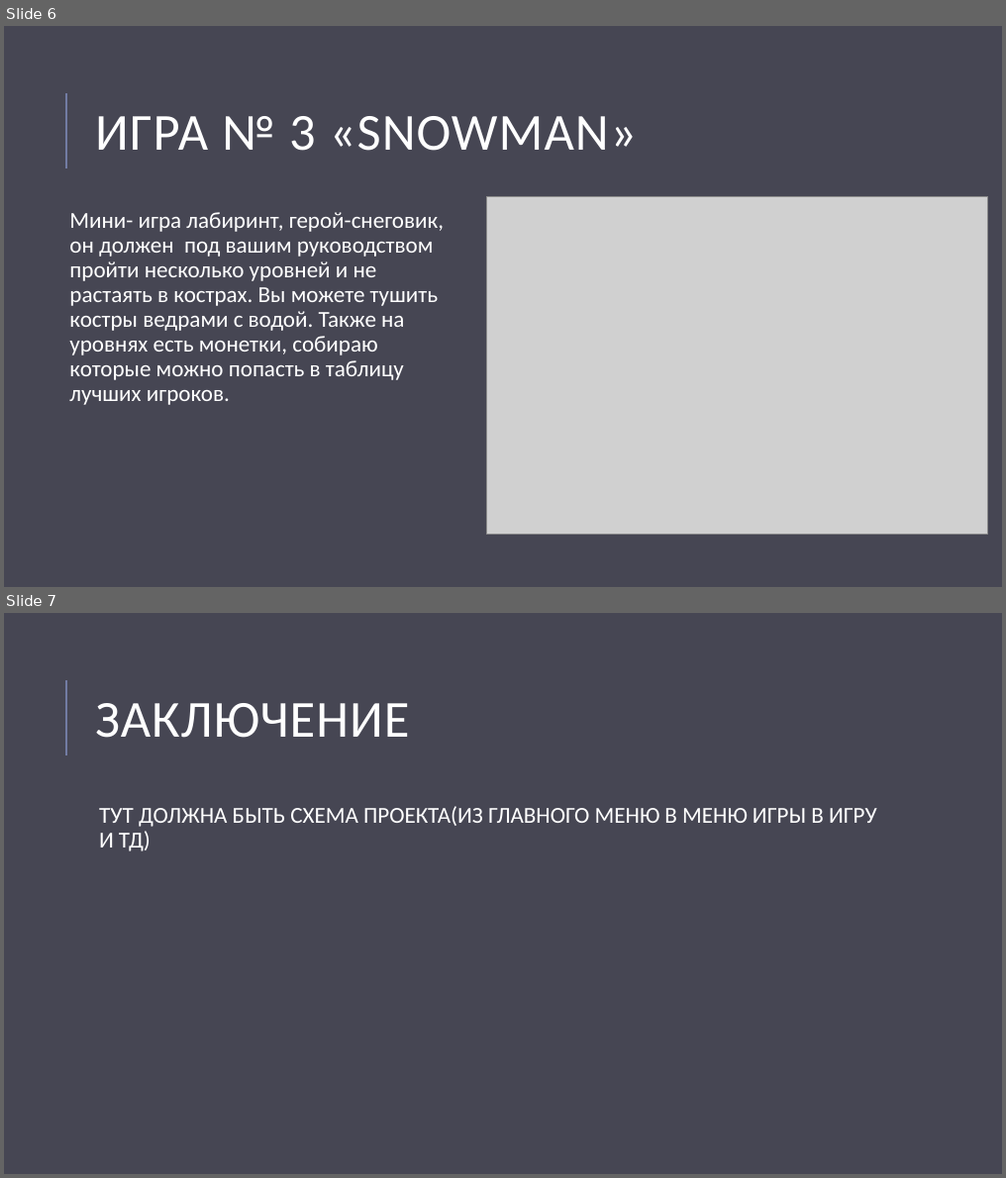
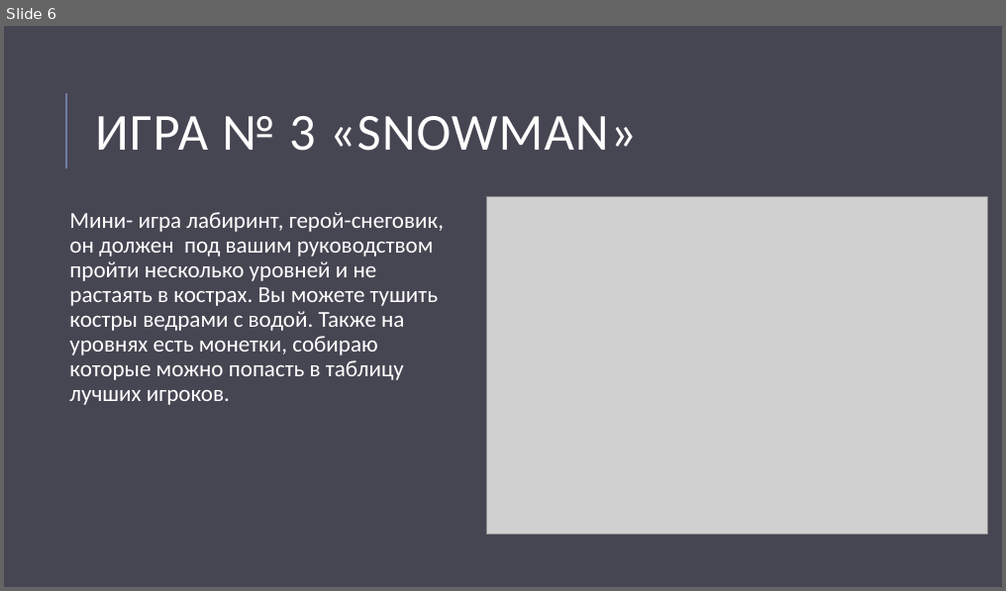
Before and after one commit to git21git/ProjectPyGame, a slide deck: Презентация PyGame.pptx. Shown one above the other, each under a label of ours: slides 6 and 7 before the commit, slide 6 after it. The pictures are 1006x1178 and 1006x591 pixels, drawn with LibreOffice and Linux fonts; fonts in the diff are those of the drawing; grey boxes stand for pictures. Boxes give left, top, right and bottom in pixels: in the first picture for what was removed or moved away, otherwise in the second. Text is boxed around its words. In the diff, an @@ line names an element or a change of style, - is before the commit and + after.

```diff
--- a/Презентация PyGame.pptx
+++ b/Презентация PyGame.pptx
@@ slide 7 removed at (4, 613, 1002, 1174), background #464653; not listed: 1 template element that a slide beside it also shows @@
@@ title removed at (95, 703, 409, 738) @@
-ЗАКЛЮЧЕНИЕ
@@ text removed at (99, 806, 877, 852) @@
-  ТУТ ДОЛЖНА БЫТЬ СХЕМА ПРОЕКТА(ИЗ ГЛАВНОГО МЕНЮ В МЕНЮ ИГРЫ В ИГРУ И ТД)
```
Also in this commit, not shown: 1 slide changed, 1 slide added, 5 other files.
